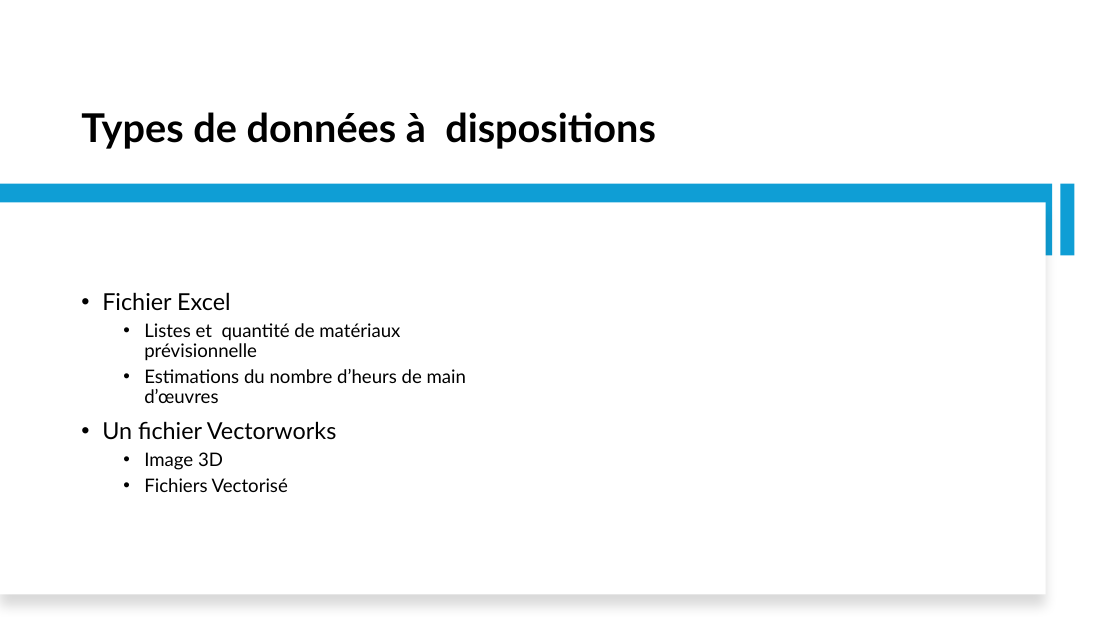
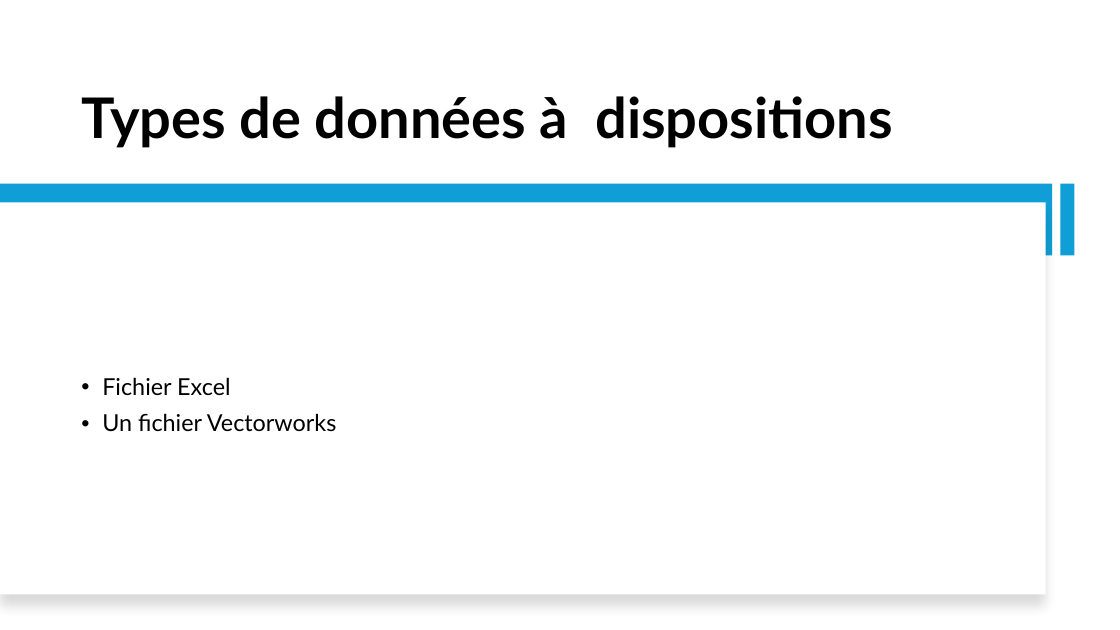
Before and after one commit to IzowRM/Stage-Cetic, a slide deck: slide 4 of TIM Pluo/Slide_Pluo.pptx (slide 5 before the commit). Drawn at 1120x630 pixels with LibreOffice and Linux fonts; fonts in the diff are those of the drawing. Boxes give left, top, right and bottom in pixels: in the first picture for what was removed or moved away, otherwise in the second. Text is boxed around its words. In the diff, an @@ line names an element or a change of style, - is before the commit and + after.

```diff
--- a/TIM Pluo/Slide_Pluo.pptx
+++ b/TIM Pluo/Slide_Pluo.pptx
@@ title "Types de données à dispositions" at box(81, 96, 893, 148): size 34 to 48 pt @@
@@ text at box(144, 323, 466, 403): paragraphs removed @@
-  • Listes et quantité de matériaux prévisionnelle
-  • Estimations du nombre d’heurs de main d’œuvres
@@ text at box(144, 452, 288, 492): paragraphs removed @@
-  • Image 3D
-  • Fichiers Vectorisé
```
Also in this commit, not shown: 6 other slides changed, 3 slides added, 3 slides removed.
